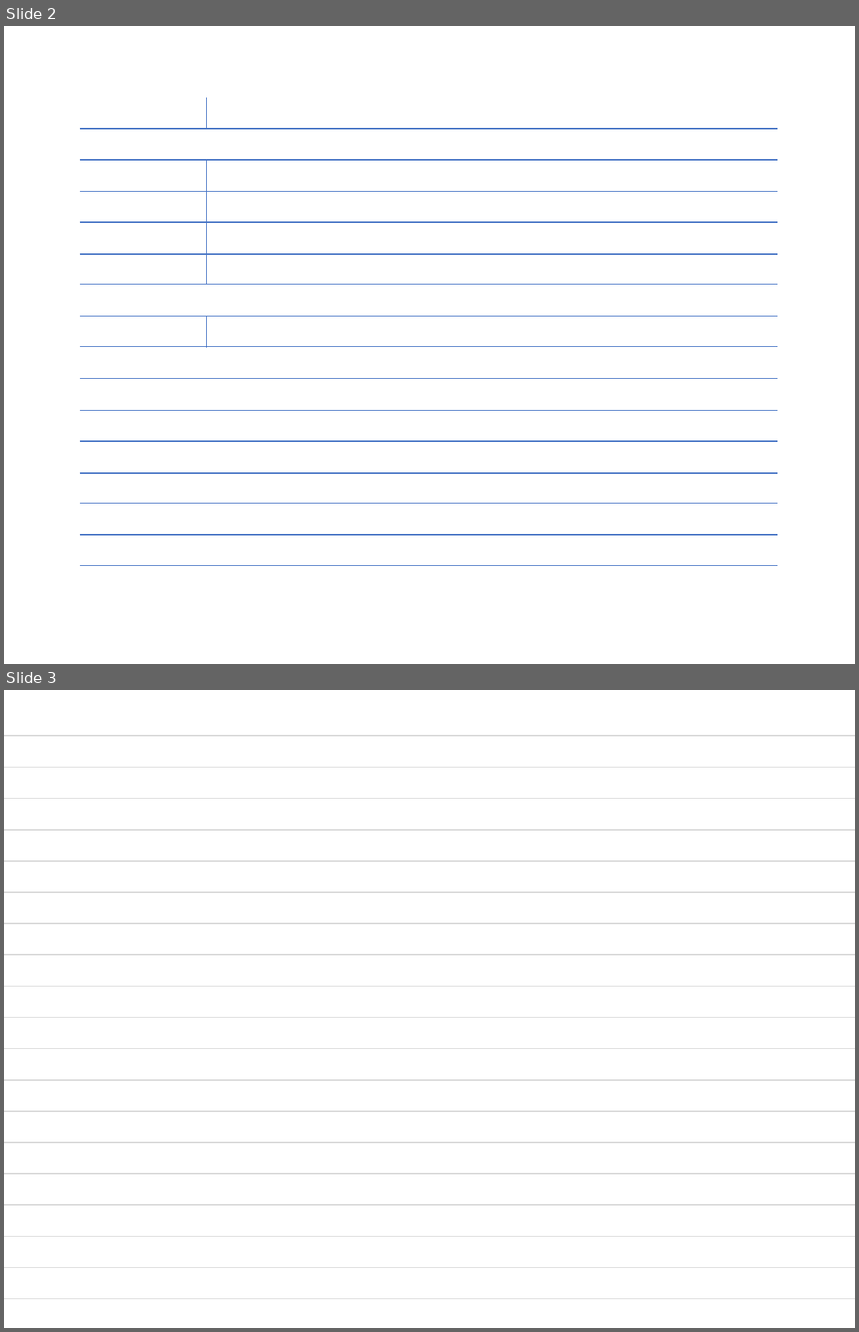
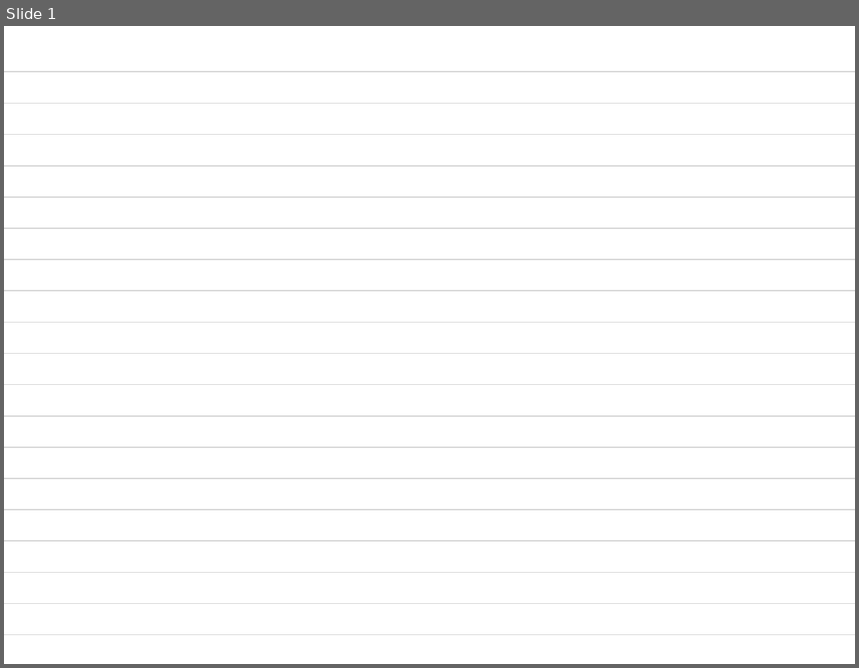
Before and after one commit to kms0523/Study, a slide deck: flexil 속지 template.pptx. Shown one above the other, each under a label of ours: slides 2 and 3 before the commit, slide 1 after it. The pictures are 859x1332 and 859x668 pixels, drawn with LibreOffice and Linux fonts; fonts in the diff are those of the drawing. Boxes give left, top, right and bottom in pixels: in the first picture for what was removed or moved away, otherwise in the second. Text is boxed around its words. In the diff, an @@ line names an element or a change of style, - is before the commit and + after.

```diff
--- a/flexil 속지 template.pptx
+++ b/flexil 속지 template.pptx
@@ slide 2 removed at box(4, 26, 855, 664), background #FFFFFF @@
@@ line removed from (206, 97) to (206, 129) @@
@@ line removed from (80, 129) to (778, 129) @@
@@ line removed from (80, 160) to (778, 160) @@
@@ line removed from (206, 160) to (206, 221) @@
@@ line removed from (80, 192) to (778, 192) @@
@@ line removed from (80, 222) to (778, 222) @@
@@ line removed from (206, 222) to (206, 284) @@
@@ line removed from (80, 254) to (778, 254) @@
@@ line removed from (80, 284) to (778, 284) @@
@@ line removed from (80, 316) to (778, 316) @@
@@ line removed from (206, 316) to (206, 347) @@
@@ line removed from (80, 346) to (778, 346) @@
@@ line removed from (80, 379) to (778, 379) @@
@@ line removed from (80, 410) to (778, 410) @@
@@ line removed from (80, 440) to (778, 440) @@
@@ line removed from (80, 473) to (778, 473) @@
@@ line removed from (80, 503) to (778, 503) @@
@@ line removed from (80, 534) to (778, 534) @@
@@ line removed from (80, 565) to (778, 565) @@
@@ what was slide 3 is now slide 1 @@
```
Also in this commit, not shown: 3 slides added, 1 other slide removed, 14 other files.
